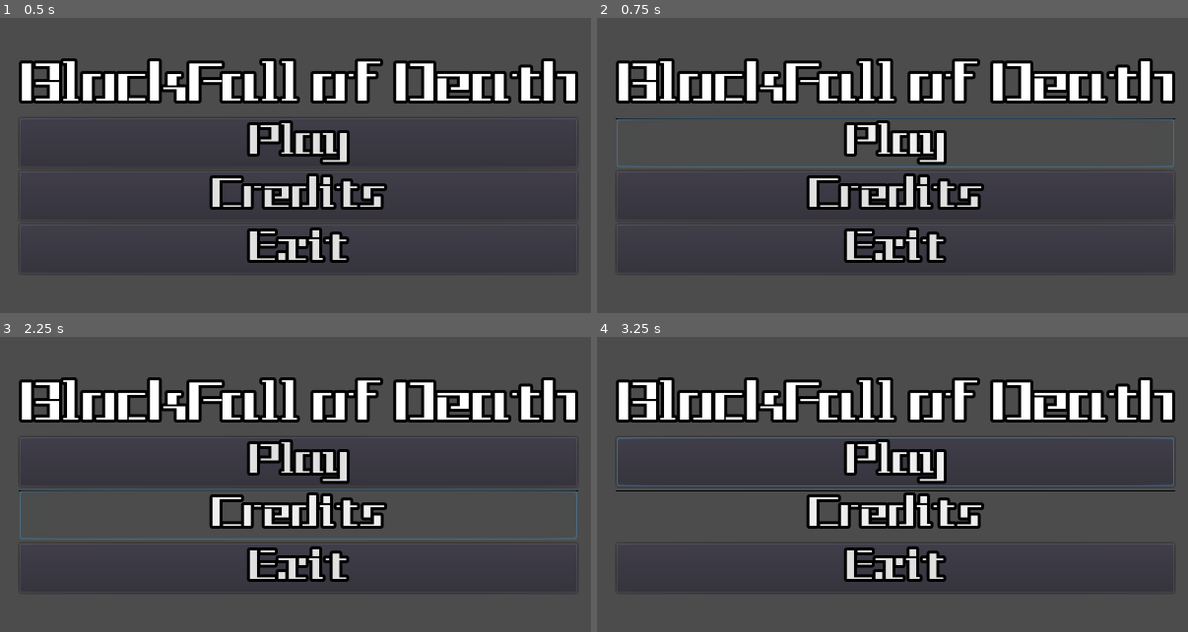
Above: before the commit, frames 1-4 (two rows, left to right).
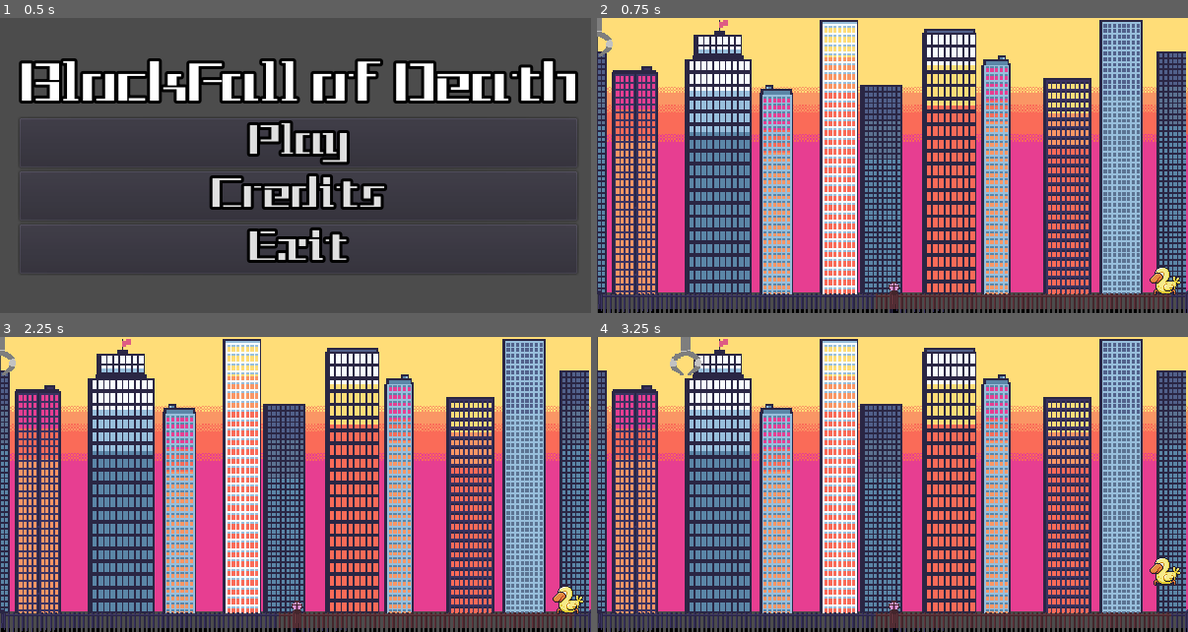
Above: after the commit, the same moments.

Repository: TinSlim/Block-Fall-of-Death
Game: Godot game, scene res://scenes/ui/main_menu.tscn
Two runs of this game, one before a commit and one after it. Both use one fixed random seed, a clock stepped at 60 frames per second and the inputs below.
Inputs (mouse positions are in pixels of both pictures, inside the frame that each line leads up to):
- Up to frame 1 (0.5 s): no input
- Up to frame 2 (0.75 s): click "Play" at 0.5 s
- Up to frame 3 (2.25 s): click (295, 460) at 1.25 s, where only the run before the commit has a clickable "Play"; click (295, 514) at 2 s, where only the run before the commit has a clickable "Credits"
- Up to frame 4 (3.25 s): hold D (move_claw_right) from 2.78 s (still down); tap Up (move_player_up) at 3.02 s

Frame 1 is identical in both runs. In frame 2, 90% of the frame differs, in the area x 0-100%, y 0-100%; in frame 3, 90%; in frame 4, 90%.

Commit message:
Main Menu Fixed

Diff:
--- a/scenes/ui/main_menu.gd
+++ b/scenes/ui/main_menu.gd
@@ -5,9 +5,9 @@
 onready var exit = $VBoxContainer/Exit
 
 func _ready():
-	play.connect("pressed",self,"on_play_pressed")
-	credits.connect("pressed",self,"on_credits_pressed")
-	exit.connect("pressed",self,"on_exit_pressed")
+	play.connect("pressed",self,"_on_play_pressed")
+	credits.connect("pressed",self,"_on_credits_pressed")
+	exit.connect("pressed",self,"_on_exit_pressed")
 
 func _on_play_pressed():
 	get_tree().change_scene("res://scenes/nivel.tscn")
